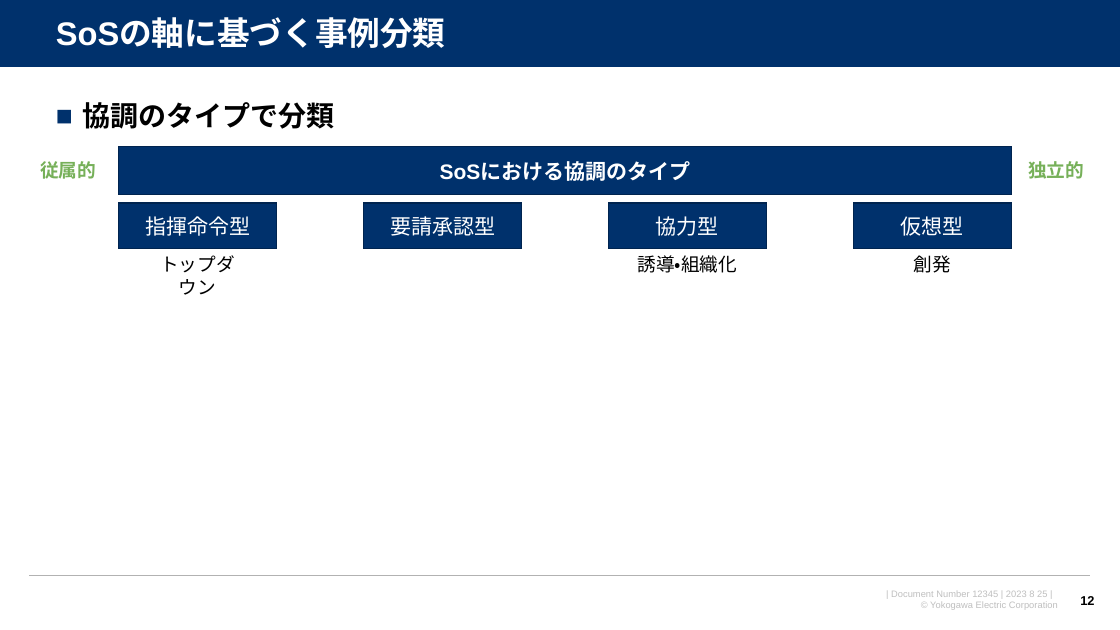
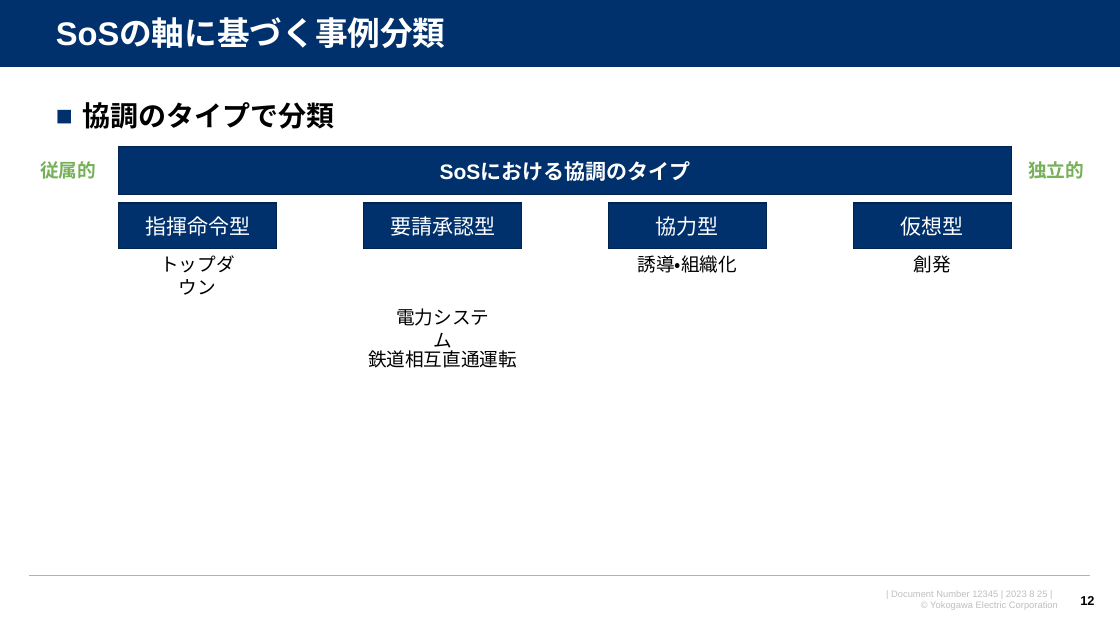
Before and after one commit to watarukumagai-git/opt, a slide deck: slide 12 of SoS/230825_SoS分科会第6回進め方のご相談_rev.0.pptx. Drawn at 1120x630 pixels with LibreOffice and Linux fonts; fonts in the diff are those of the drawing; background and template pictures are left out. Boxes give left, top, right and bottom in pixels: in the first picture for what was removed or moved away, otherwise in the second. Text is boxed around its words. In the diff, an @@ line names an element or a change of style, - is before the commit and + after.

```diff
--- a/SoS/230825_SoS分科会第6回進め方のご相談_rev.0.pptx
+++ b/SoS/230825_SoS分科会第6回進め方のご相談_rev.0.pptx
@@ text added at [396,308,489,352], 16 pt, text #000000 @@
+電力システム
@@ text added at [368,347,517,368], 16 pt, text #000000 @@
+鉄道相互直通運転
```
Also in this commit, not shown: 3 other slides changed.
